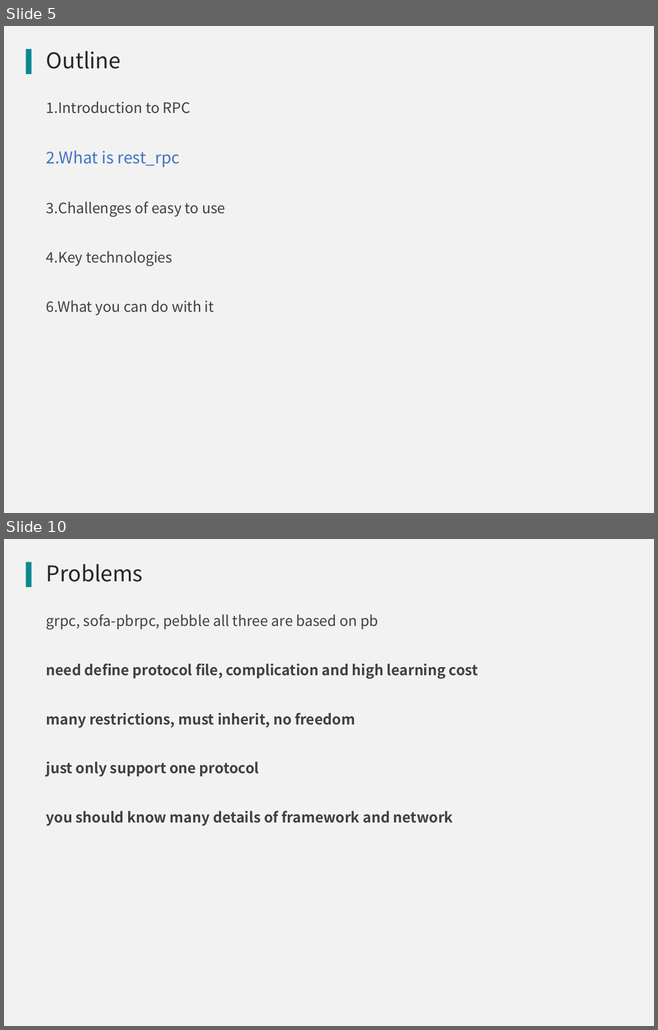
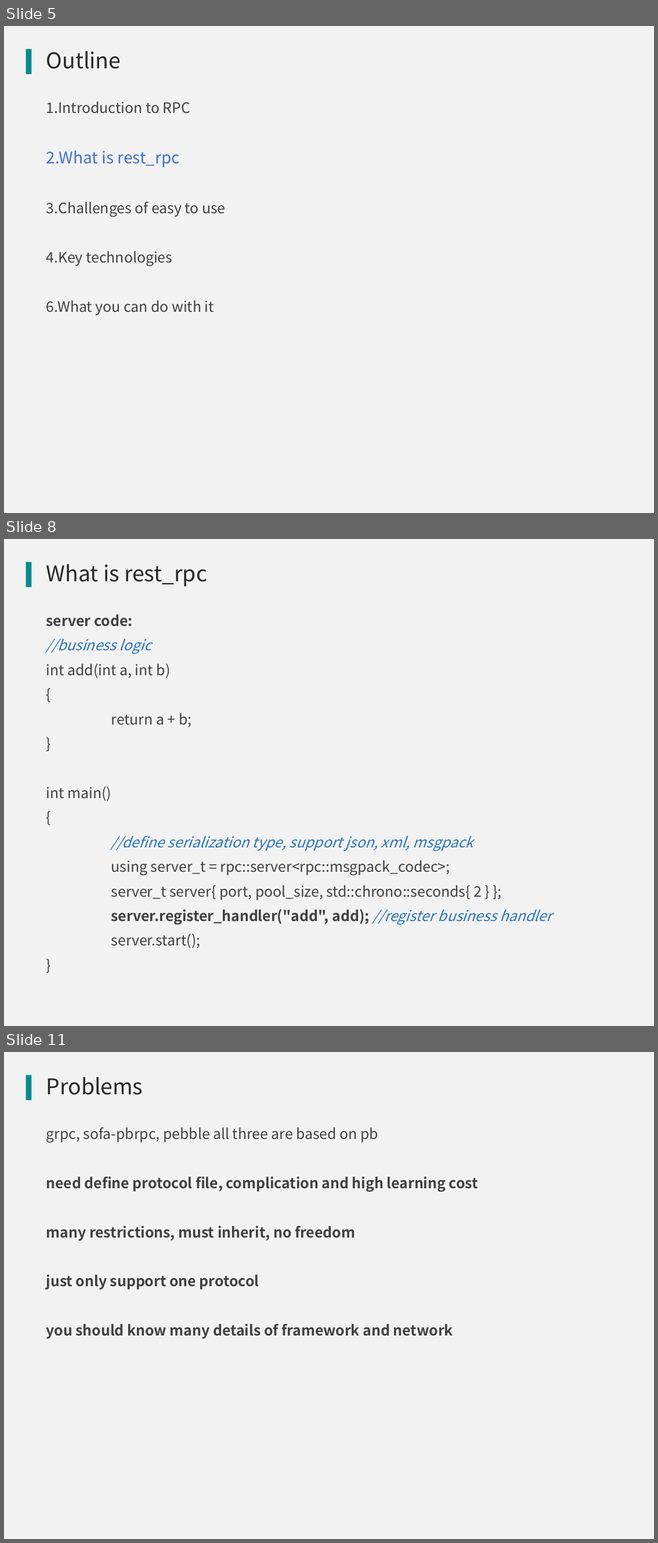
Before and after one commit to qicosmos/cppnow2017-ppt, a slide deck: An easy to use RPC framework implemented by c++11 and c++14.pptx. Shown one above the other, each under a label of ours: slides 5 and 10 before the commit, slides 5, 8 and 11 after it; the slides between them are not shown. The pictures are 658x1030 and 658x1543 pixels, drawn with LibreOffice and Linux fonts; fonts in the diff are those of the drawing; background and template pictures are left out. Boxes give left, top, right and bottom in pixels: in the first picture for what was removed or moved away, otherwise in the second. Text is boxed around its words. In the diff, an @@ line names an element or a change of style, - is before the commit and + after.

```diff
--- a/An easy to use RPC framework implemented by c++11 and c++14.pptx
+++ b/An easy to use RPC framework implemented by c++11 and c++14.pptx
@@ slide 8 added at [4, 539, 654, 1026], background #F2F2F2; not listed: 1 template element that a slide beside it also shows @@
@@ title added at [46, 564, 207, 587], 24 pt, text #262626 @@
+What is rest_rpc
@@ text added at [46, 614, 552, 948], 16 pt, text #404040 @@
+server code:
+//business logic
+int add(int a, int b)
+{
+return a + b;
+}
+int main()
+{
+//define serialization type, support json, xml, msgpack
+using server_t = rpc::server<rpc::msgpack_codec>;
+server_t server{ port, pool_size, std::chrono::seconds{ 2 } };
+server.register_handler("add", add); //register business handler
+server.start();
+}
@@ what was slide 10 is now slide 11 @@
```
Also in this commit, not shown: 2 slides changed, 2 other slides added, 2 slides removed.
